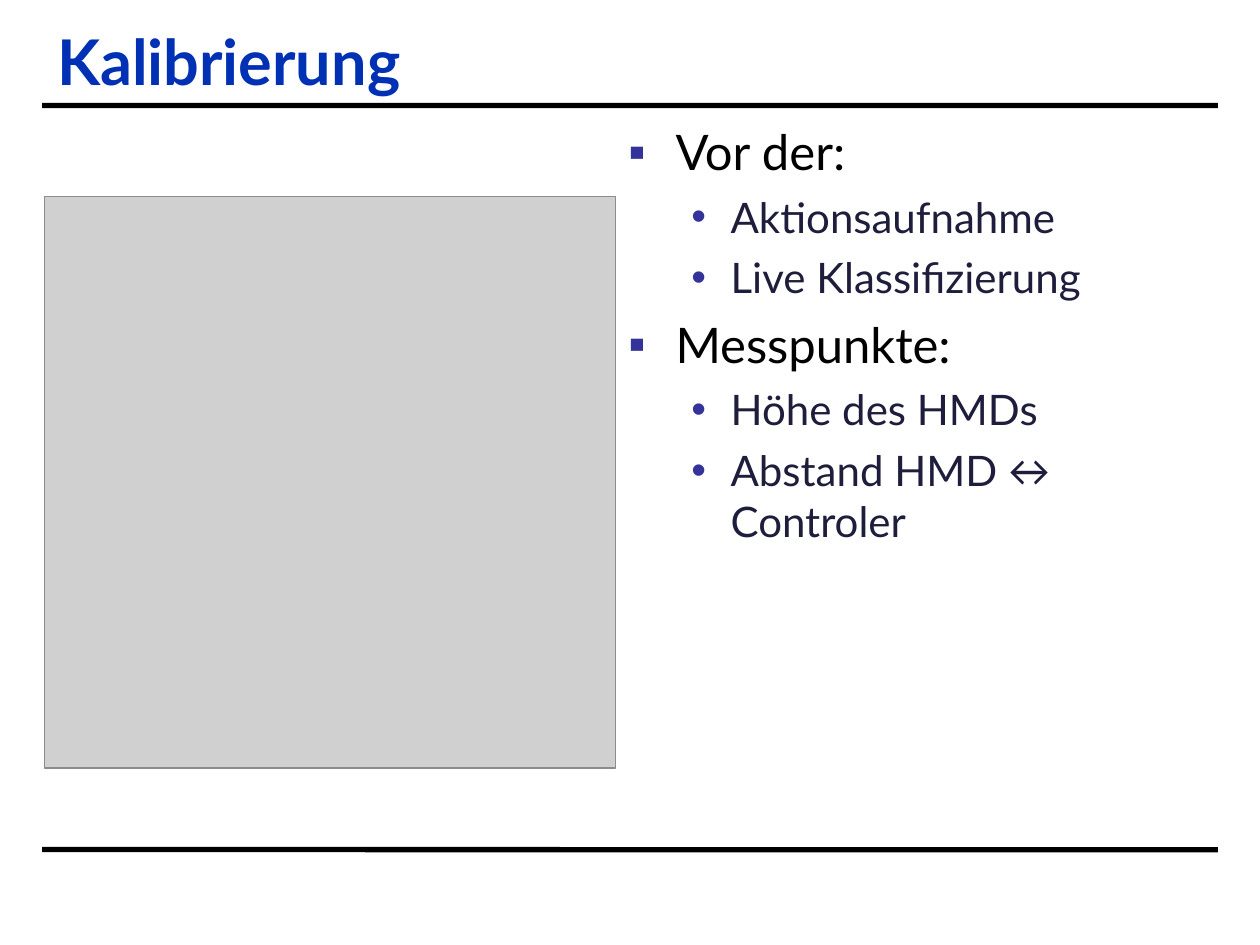
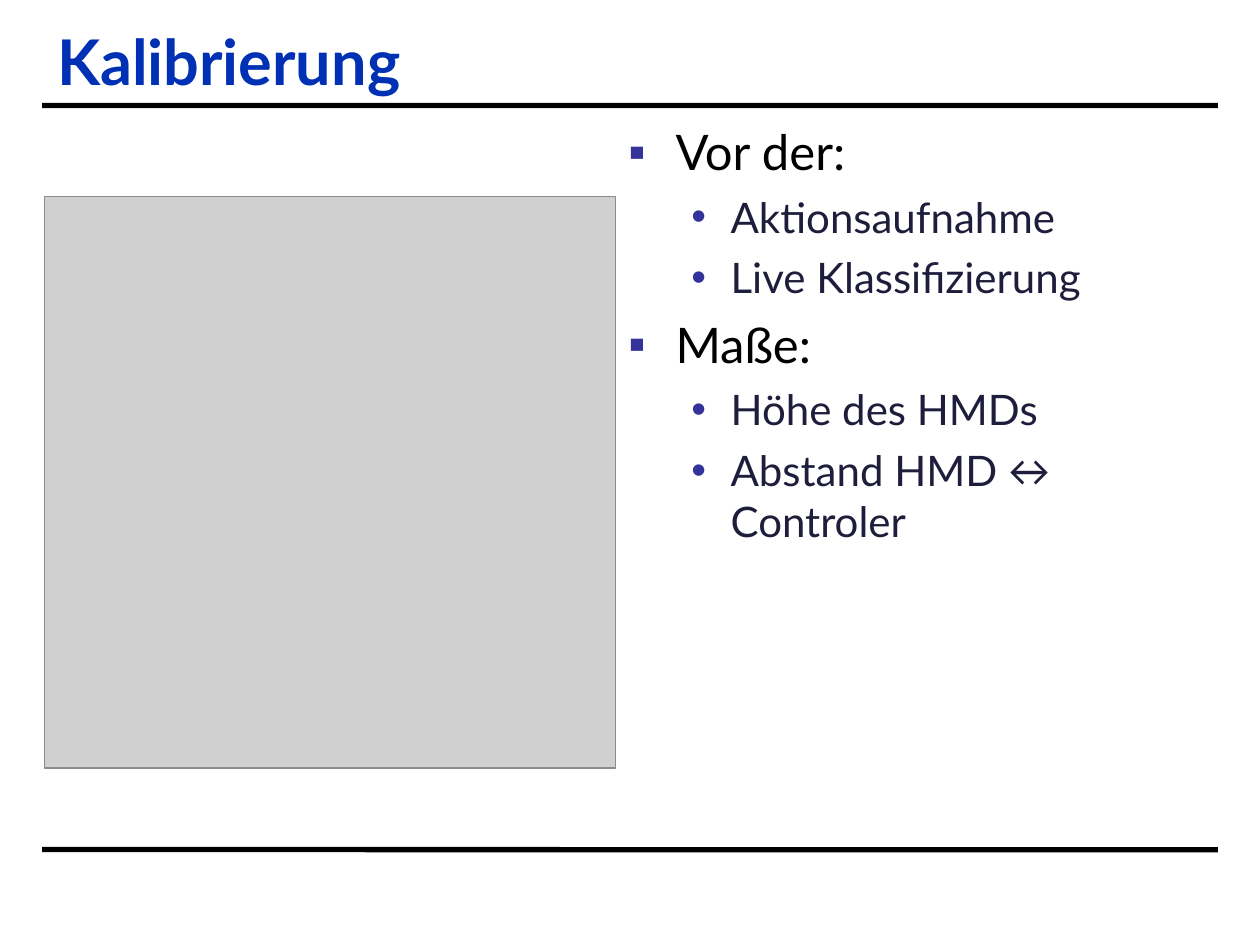
Before and after one commit to l30n-h/CGMergedProject, a slide deck: slide 6 of paper/Leon-Dominik-Folien.odp. Drawn at 1260x945 pixels with LibreOffice and Linux fonts; fonts in the diff are those of the drawing; grey boxes stand for pictures; background and template pictures are left out. Boxes give left, top, right and bottom in pixels: in the first picture for what was removed or moved away, otherwise in the second. Text is boxed around its words. In the diff, an @@ line names an element or a change of style, - is before the commit and + after.

```diff
--- a/paper/Leon-Dominik-Folien.odp
+++ b/paper/Leon-Dominik-Folien.odp
@@ text at (676, 327, 811, 364): text changed @@
-▪ Messpunkte:
+▪ Maße:
```
Also in this commit, not shown: 4 other slides changed, 2 other files.
